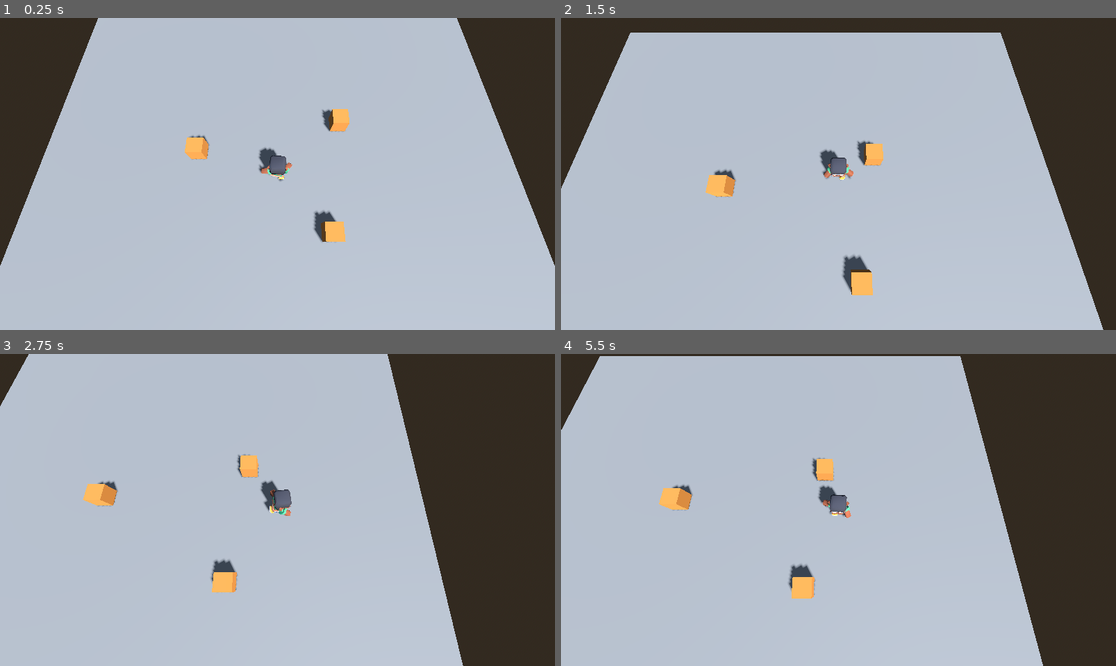
Above: before the commit, frames 1-4 (two rows, left to right).
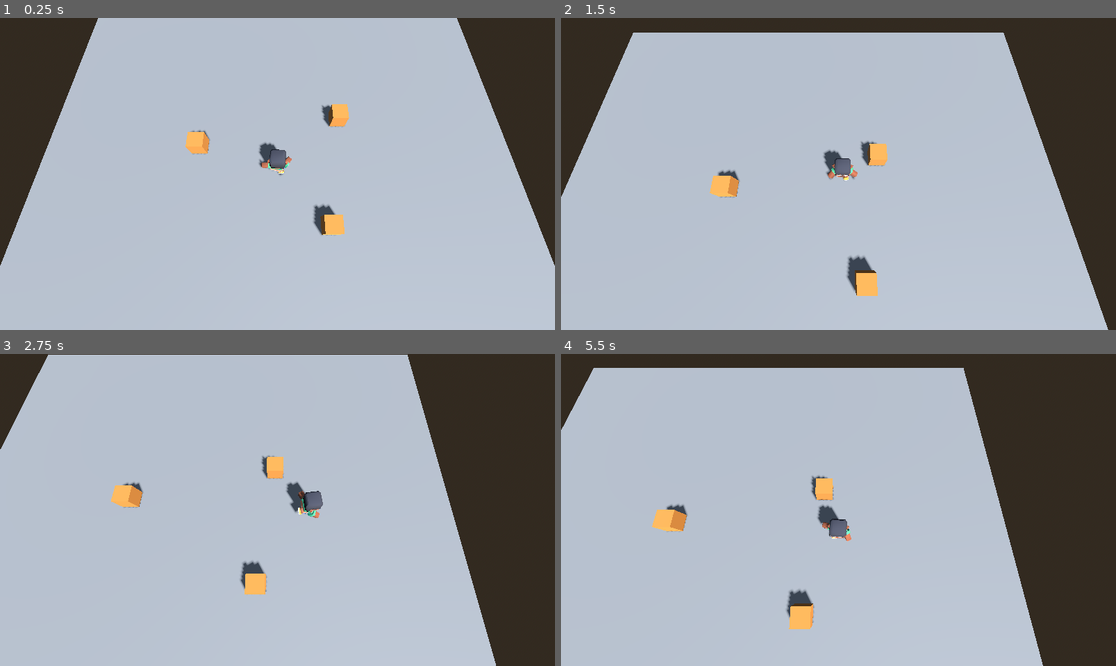
Above: after the commit, the same moments.

Repository: SamuelAlzateEducate/CustomVeloz
Game: Godot game, scene res://main.tscn
Two runs of this game, one before a commit and one after it. Both use one fixed random seed, a clock stepped at 60 frames per second and the inputs below.
Inputs:
- Up to frame 1 (0.25 s): no input
- Up to frame 2 (1.5 s): hold D (move_right) 0.53-1.28 s; hold Shift (correr) 0.53-1.28 s; hold S (move_down) from 1.28 s (still down); tap Shift (correr) at 1.35 s
- Up to frame 3 (2.75 s): release S (move_down) at 2.03 s; hold D (move_right) from 2.03 s (still down); hold Shift (correr) from 2.03 s (still down)
- Up to frame 4 (5.5 s): release D (move_right) at 2.78 s; release Shift (correr) at 2.78 s; hold W (move_up) 2.78-3.53 s; tap Shift (correr) at 2.85, 4.35 s; hold Shift (correr) 3.53-4.28 s; hold A (move_left) 3.53-5.03 s; hold S (move_down) from 5.03 s (still down); hold Shift (correr) from 5.03 s (still down)

The runs differ from the first frame. In frame 1, 1.0% of the frame differs, in the area x 3-97%, y 27-72%; in frame 2, 2.0%; in frame 3, 8.8%, in the area x 0-90%, y 0-100%; in frame 4, 5.3%.

Commit message:
T8 N2 Tarea A camara con suavizado

Diff:
--- a/camara_sigue.gd
+++ b/camara_sigue.gd
@@ -2,13 +2,17 @@
 
 @export var objetivo: Node3D
 @export var distancia = Vector3(0, 12, 4)
+@export var suavizado = 3.0
 
 func _ready():
 	top_level = true
+	# Se orienta una sola vez mirando al objetivo
 	look_at_from_position(objetivo.global_position + distancia, objetivo.global_position)
 
 func _physics_process(delta):
-	global_position = objetivo.global_position + distancia
-	# Medida (la borras cuando termines de probar):
+	var destino = objetivo.global_position + distancia
+	global_position = global_position.lerp(destino, suavizado * delta)
+
+	# Medida (bórrenla al terminar las pruebas):
 	if Engine.get_physics_frames() % 30 == 0:
 		print("cámara ", global_position.snappedf(0.01))
